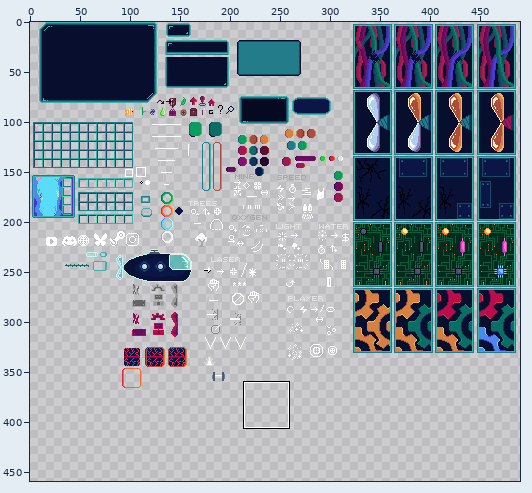
Two states of a sprite sheet, Assets/Resources/Sprites/UISpriteSheet.png. Above: a wide view before the commit, with the close-up outlined.
Close-up. The starting point:
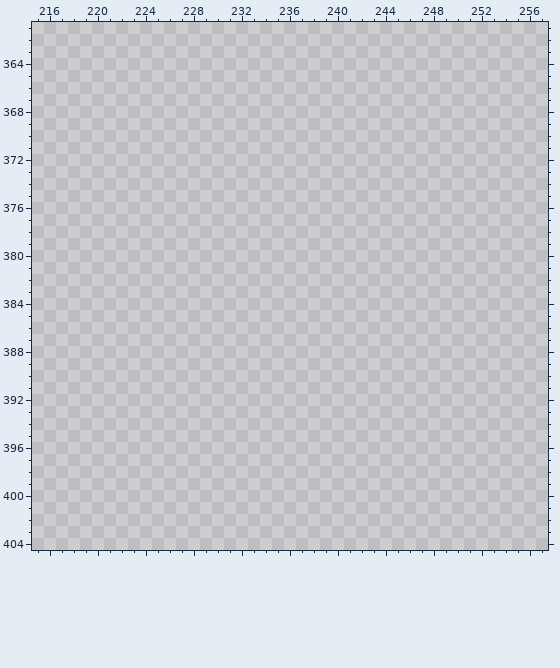
The file is 793x693 pixels. Colours within 5 levels of each other are drawn and written as one. Shown: x 215..257, y 361..404. The wide view leaves out empty margins. The commit also changed other parts of the picture, which this record leaves out.
Now the later version:
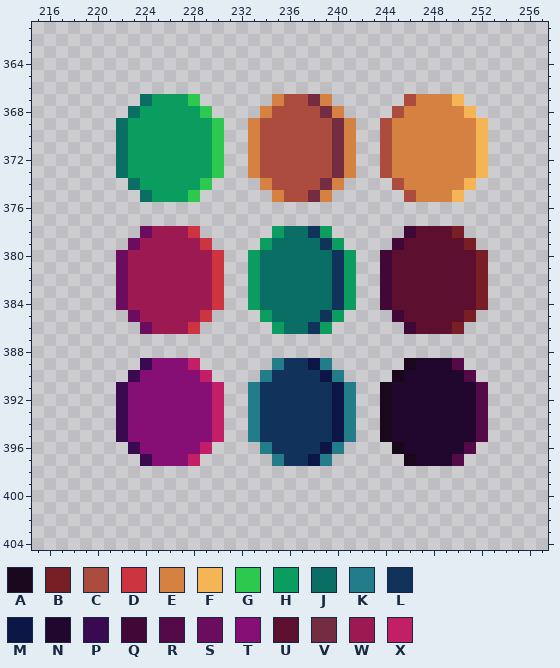
Palette (. is transparent): A #1b071c  B #781f25  C #ac4c3f  D #cc353f  E #d58141  F #f5b554  G #2cc94e  H #0b9d5f  J #0a6e65  K #237c8a  L #10325b  M #0b1646  N #21062e  P #390a4f  Q #400737  R #540949  S #6c0c5e  T #860f75  U #5d0f30  V #732c40  W #9d1952  X #c31f66
From old to new:
Changed rows in their new state; - is an unchanged pixel.
first column x 222:
367 --JHHHG------ECCVE------CEEEF--
368 -JHHHHHG----ECCCCVE----CEEEEEF-
369 JHHHHHHHG--ECCCCCCVE--CEEEEEEEF
370 JHHHHHHHG--ECCCCCCVE--CEEEEEEEF
371 JHHHHHHHG--ECCCCCCVE--CEEEEEEEF
372 JHHHHHHHG--ECCCCCCVE--CEEEEEEEF
373 JHHHHHHHG--ECCCCCCVE--CEEEEEEEF
374 -JHHHHHG----ECCCCVE----CEEEEEF-
375 --JHHHG------ECCVE------CEEEF--
378 --SWWWD------HJJLH------QUUUB--
379 -SWWWWWD----HJJJJLH----QUUUUUB-
380 SWWWWWWWD--HJJJJJJLH--QUUUUUUUB
381 SWWWWWWWD--HJJJJJJLH--QUUUUUUUB
382 SWWWWWWWD--HJJJJJJLH--QUUUUUUUB
383 SWWWWWWWD--HJJJJJJLH--QUUUUUUUB
384 SWWWWWWWD--HJJJJJJLH--QUUUUUUUB
385 -SWWWWWD----HJJJJLH----QUUUUUB-
386 --SWWWD------HJJLH------QUUUB--
389 --PTTTX------KLLMK------ANNNR--
390 -PTTTTTX----KLLLLMK----ANNNNNR-
391 PTTTTTTTX--KLLLLLLMK--ANNNNNNNR
392 PTTTTTTTX--KLLLLLLMK--ANNNNNNNR
393 PTTTTTTTX--KLLLLLLMK--ANNNNNNNR
394 PTTTTTTTX--KLLLLLLMK--ANNNNNNNR
395 PTTTTTTTX--KLLLLLLMK--ANNNNNNNR
396 -PTTTTTX----KLLLLMK----ANNNNNR-
397 --PTTTX------KLLMK------ANNNR--
Boxes around the changes in both close-ups, in picture pixels (x1, y1, x2, y2):
added: (116, 94, 488, 466)
